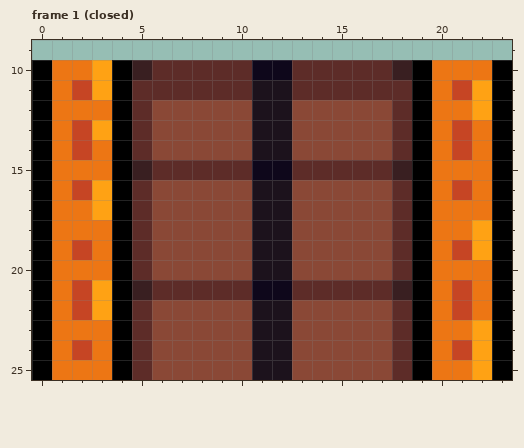
Two versions of one pixel-art file, BurningKnight/Content/Animations/treasure_door.ase. The first picture shows the starting point.
24x26 pixels, 6 frames. Shown: frame 1 (closed): x 0..23, y 9..25.
Once edited:
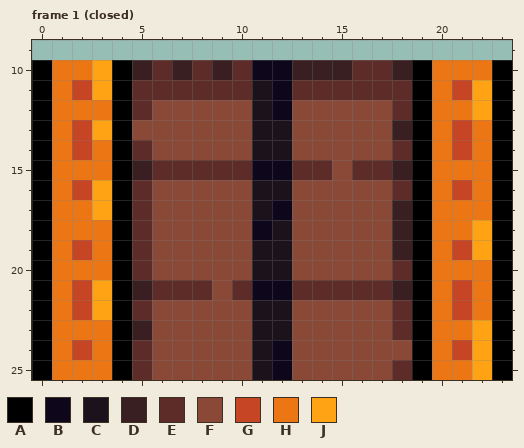
Palette (. is transparent): A #000000  B #0e071b  C #1c121c  D #391f21  E #5d2c28  F #8a4836  G #c64524  H #ed7614  J #ffa214
Change:
--- frame 1 (closed)
@@ x 0..23 @@
  9 ........................
-10 AHHJADEEEEEBBEEEEEDAHHHA
-11 AHGJAEEEEEECCEEEEEEAHGJA
-12 AHHHAEFFFFFCCFFFFFEAHHJA
-13 AHGJAEFFFFFCCFFFFFEAHGHA
+10 AHHJADEDEDEBBDDDEEDAHHHA
+11 AHGJAEEEEEECBEEEEEEAHGJA
+12 AHHHAEFFFFFCBFFFFFEAHHJA
+13 AHGJAFFFFFFCCFFFFFDAHGHA
 14 AHGHAEFFFFFCCFFFFFEAHGHA
-15 AHHHADEEEEEBBEEEEEDAHHHA
+15 AHHHADEEEEEBBEEFEEDAHHHA
 16 AHGJAEFFFFFCCFFFFFEAHGHA
-17 AHHJAEFFFFFCCFFFFFEAHHHA
-18 AHHHAEFFFFFCCFFFFFEAHHJA
-19 AHGHAEFFFFFCCFFFFFEAHGJA
+17 AHHJAEFFFFFCBFFFFFDAHHHA
+18 AHHHAEFFFFFBCFFFFFDAHHJA
+19 AHGHAEFFFFFCCFFFFFDAHGJA
 20 AHHHAEFFFFFCCFFFFFEAHHHA
-21 AHGJADEEEEEBBEEEEEDAHGHA
+21 AHGJADEEEFEBBEEEEEDAHGHA
 22 AHGJAEFFFFFCCFFFFFEAHGHA
-23 AHHHAEFFFFFCCFFFFFEAHHJA
-24 AHGHAEFFFFFCCFFFFFEAHGJA
-25 AHHHAEFFFFFCCFFFFFEAHHJA
+23 AHHHADFFFFFCCFFFFFEAHHJA
+24 AHGHAEFFFFFCBFFFFFFAHGJA
+25 AHHHAEFFFFFCBFFFFFEAHHJA
